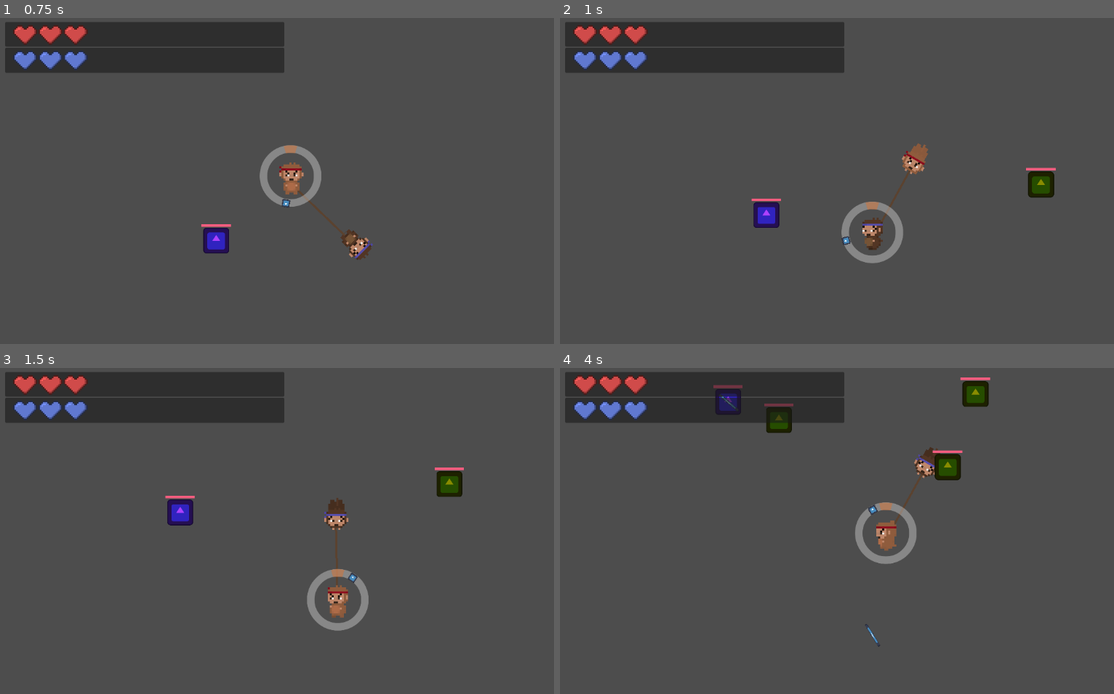
Above: before the commit, frames 1-4 (two rows, left to right).
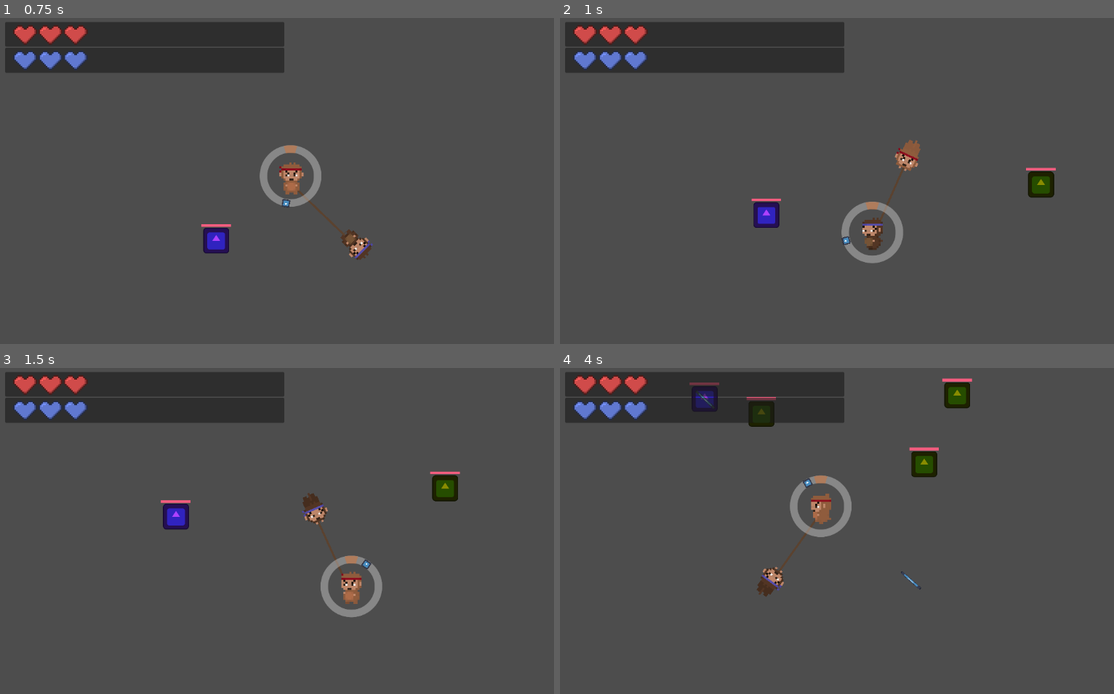
Above: after the commit, the same moments.

Repository: arrowira/cookiejam4
Game: Godot game, scene res://scenes/main.tscn
The game is run twice, just before and just after one commit, with the same random seed, the same clock (stepped at 60 frames per second) and the same inputs. The engine's default icon, where the game draws it, is replaced by a stand-in: a white triangle on a blue panel in a dark square.
Inputs:
- Up to frame 1 (0.75 s): tap C (c) at 0.6 s
- Up to frame 2 (1 s): tap Space (space) at 0.8 s
- Up to frame 3 (1.5 s): tap Space (space) at 1.35 s
- Up to frame 4 (4 s): tap C (c) at 1.55, 2.1, 3.05 s; tap Space (space) at 2.3, 3.6 s; tap K (k) at 2.85 s

Frame 1 is identical in both runs. In frame 2, 0.4% of the frame differs, in the area x 57-67%, y 37-63%; in frame 3, 3.2%; in frame 4, 5.2%, in the area x 23-78%, y 2-86%.

Commit message:
spin speed changing

Diff:
--- a/cookie-jam-4/scripts/player.gd
+++ b/cookie-jam-4/scripts/player.gd
@@ -31,6 +31,7 @@
 
 
 	if Input.is_action_just_pressed("space"):
+		changeSpinSpeed(-0.5 )
 		if anchor == "red":
 			circle.global_position = blue.global_position
 			anchor = "blue"
@@ -65,6 +66,7 @@
 			blueHealth-=1
 
 func hit(color, body):
+	changeSpinSpeed(-0.25)
 	if color == "red":
 		body.damage(30)
 	elif color == "blue":
@@ -73,3 +75,16 @@
 func changeRope(dLength):
 	blue.position.x += dLength
 	red.position.x -= dLength
+
+func changeBlueSpinSpeed(amt):
+	bSpinSpeed+=amt
+func changeRedSpinSpeed(amt):
+	rSpinSpeed+=amt
+func changeSpinSpeed(amt):
+	if amt < 0:
+		if rSpinSpeed > 4 and bSpinSpeed > 4:
+			changeBlueSpinSpeed(amt)
+			changeRedSpinSpeed(amt)
+	else:
+		changeBlueSpinSpeed(amt)
+		changeRedSpinSpeed(amt)
--- a/cookie-jam-4/scripts/speed_circle.gd
+++ b/cookie-jam-4/scripts/speed_circle.gd
@@ -10,7 +10,7 @@
 
 		if c.rotation_degrees > 350 or c.rotation_degrees < 10:
 			$expander.scale *= 1.2
-			print("score")
+			get_parent().changeSpinSpeed(2)
 
 	if $expander.scale.length() >= 1.5:
 		$expander.scale *= 0.99
